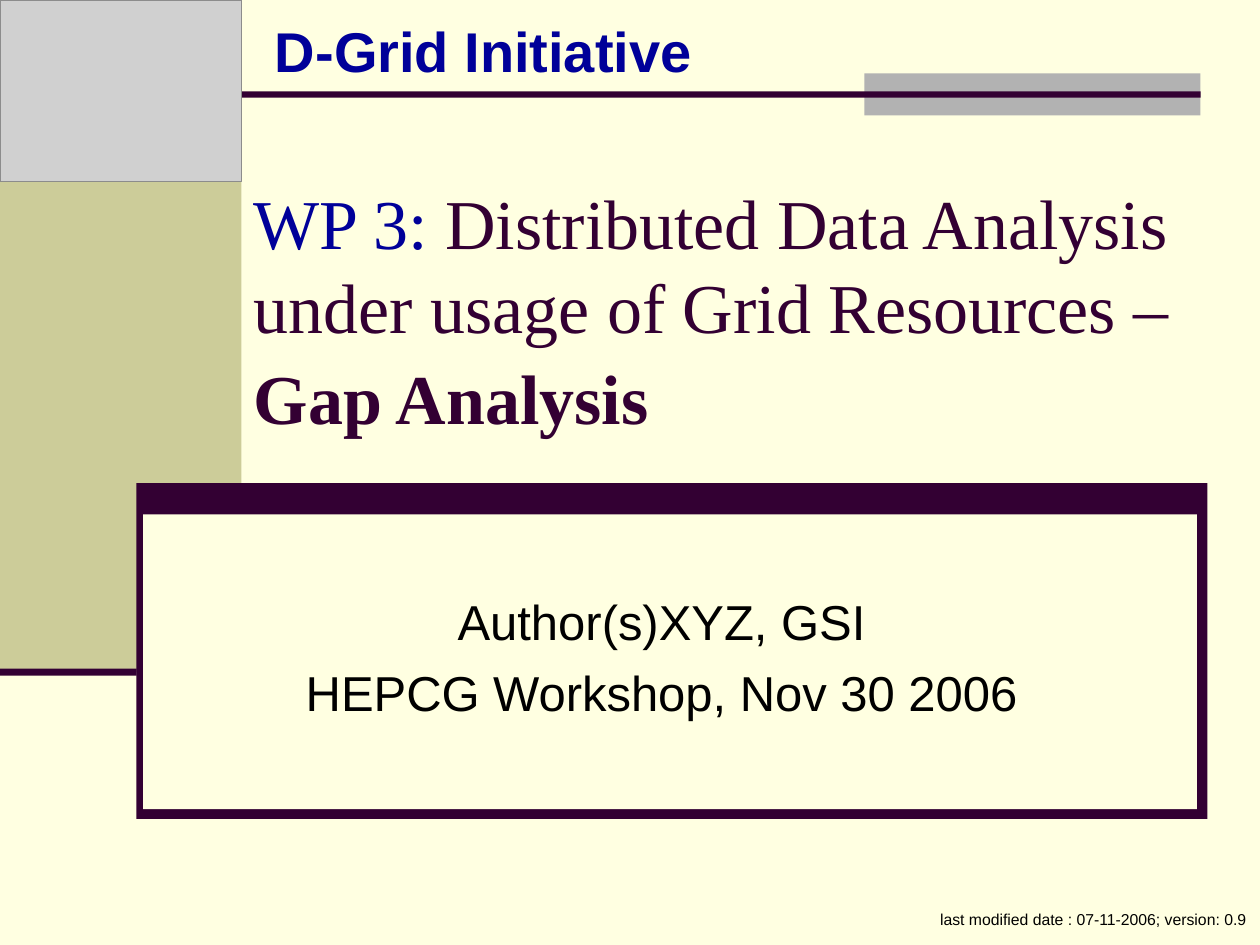
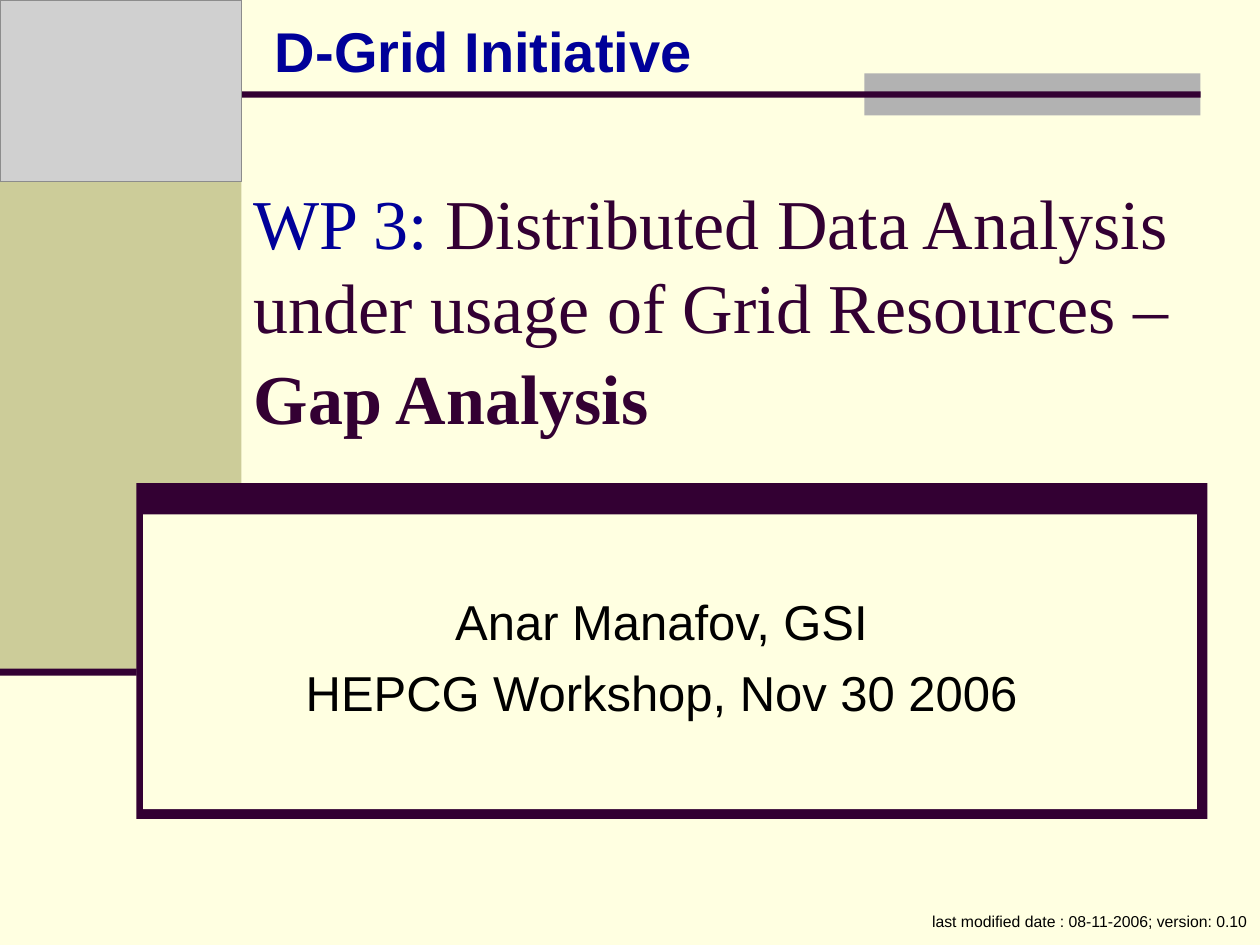
Before and after one commit to AnarManafov/PoDDocumentation, a slide deck: slide 1 of HEPCG-Workshops/2006-Nov/HEPCG-Workshops-2006-Nov.ppt. Drawn at 1260x945 pixels with LibreOffice and Linux fonts; fonts in the diff are those of the drawing; grey boxes stand for pictures. Boxes give left, top, right and bottom in pixels: in the first picture for what was removed or moved away, otherwise in the second. Text is boxed around its words. In the diff, an @@ line names an element or a change of style, - is before the commit and + after.

```diff
--- a/HEPCG-Workshops/2006-Nov/HEPCG-Workshops-2006-Nov.ppt
+++ b/HEPCG-Workshops/2006-Nov/HEPCG-Workshops-2006-Nov.ppt
@@ subtitle at [455,604,867,647]: text changed @@
-Author(s)XYZ, GSI
+Anar Manafov, GSI
@@ text at [932,915,1247,929]: text changed @@
-last modified date : 07-11-2006; version: 0.9
+last modified date : 08-11-2006; version: 0.10
```
Also in this commit, not shown: 8 other slides changed.
